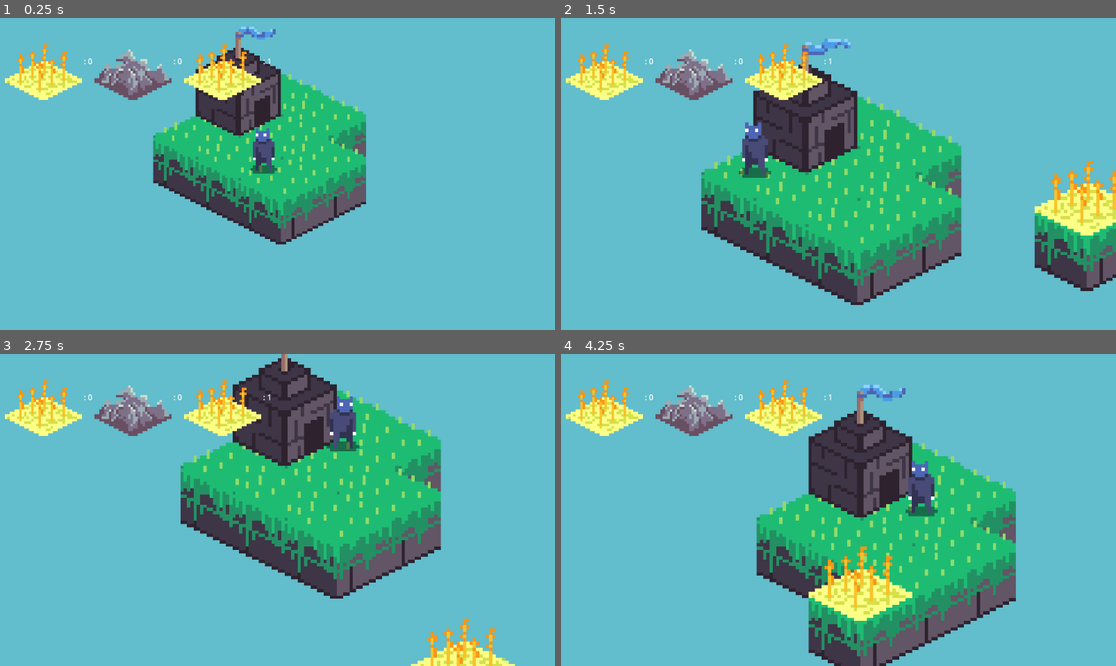
Above: before the commit, frames 1-4 (two rows, left to right).
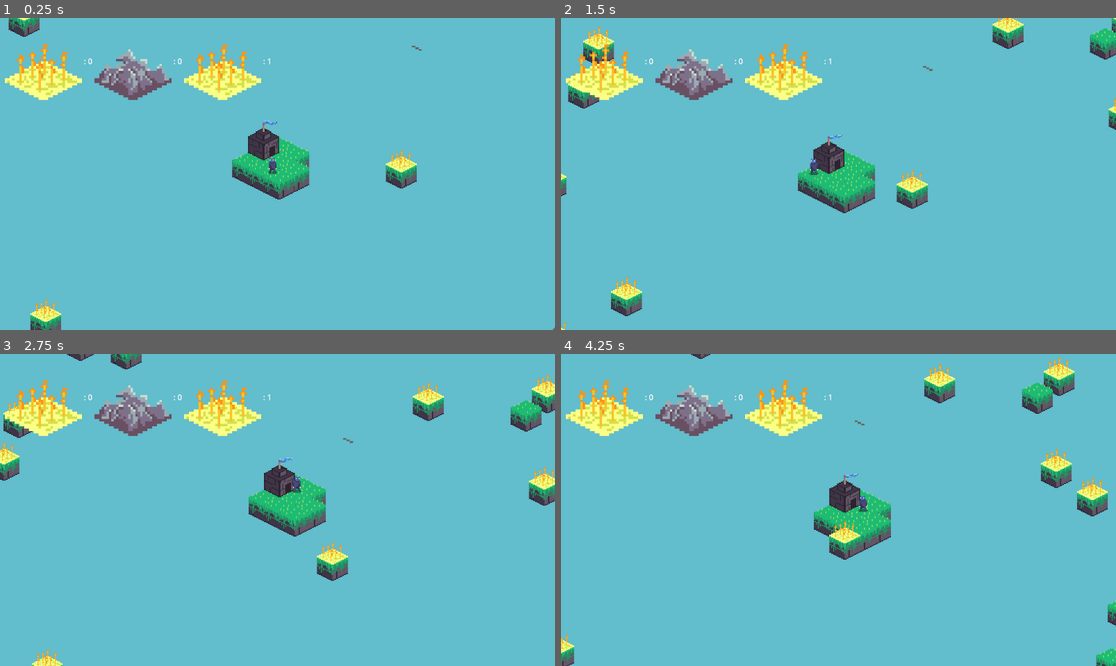
Above: after the commit, the same moments.

Repository: SuperSheaff/Ludum-Dare-55
Game: Godot game, scene res://world/world.tscn
Two runs of this game, one before a commit and one after it. Both use one fixed random seed, a clock stepped at 60 frames per second and the inputs below. This scene is started directly instead of the project's main scene. Sound files missing from this copy of the repository are replaced by a short silence.
Inputs (mouse positions are in pixels of both pictures, inside the frame that each line leads up to):
- Up to frame 1 (0.25 s): no input
- Up to frame 2 (1.5 s): tap Enter at 0.5 s; move the mouse to (960, 158) at 0.52 s; hold Space (summon) 0.53-1.28 s; move the mouse to (727, 189) at 1.27 s; tap Space (summon) at 1.35 s
- Up to frame 3 (2.75 s): move the mouse to (333, 441) at 2.02 s; hold Space (summon) from 2.03 s (still down)
- Up to frame 4 (4.25 s): move the mouse to (810, 572) at 2.77 s; release Space (summon) at 2.78 s; tap Space (summon) at 2.85 s; move the mouse to (1005, 556) at 3.52 s; hold Space (summon) from 3.53 s (still down)

The runs differ from the first frame. In frame 1, 16% of the frame differs, in the area x 1-100%, y 0-100%; in frame 2, 30%, in the area x 0-100%, y 0-100%; in frame 3, 27%; in frame 4, 29%.

Commit message:
push

Diff:
--- a/Scenes/Buildings/barracks.tscn
+++ b/Scenes/Buildings/barracks.tscn
@@ -1,14 +1,12 @@
 [gd_scene load_steps=3 format=3 uid="uid://cgi0s30chscjh"]
 
 [ext_resource type="Script" path="res://Scripts/barracks.gd" id="1_vrhhb"]
-[ext_resource type="Texture2D" uid="uid://coh4b01foym1s" path="res://Sprites/Environment/Home-Sheet.png" id="2_doh7e"]
+[ext_resource type="Texture2D" uid="uid://c7byds2pkhq5i" path="res://Sprites/Environment/Barracks-Sheet.png" id="2_0qg4i"]
 
 [node name="Barracks" type="Node2D"]
 z_index = 1
 script = ExtResource("1_vrhhb")
 
 [node name="Sprite2D" type="Sprite2D" parent="."]
-texture = ExtResource("2_doh7e")
+texture = ExtResource("2_0qg4i")
 offset = Vector2(0, -45)
-hframes = 3
-vframes = 3
--- a/Scenes/Buildings/house.tscn
+++ b/Scenes/Buildings/house.tscn
@@ -14,13 +14,13 @@
 tracks/0/keys = {
 "times": PackedFloat32Array(0),
 "transitions": PackedFloat32Array(1),
-"update": 0,
+"update": 1,
 "values": [0]
 }
 
-[sub_resource type="Animation" id="Animation_8v6j4"]
+[sub_resource type="Animation" id="Animation_igu4g"]
 resource_name = "idle"
-length = 0.5
+length = 0.7
 loop_mode = 1
 tracks/0/type = "value"
 tracks/0/imported = false
@@ -29,28 +29,28 @@
 tracks/0/interp = 1
 tracks/0/loop_wrap = true
 tracks/0/keys = {
-"times": PackedFloat32Array(0, 0.1, 0.2, 0.3, 0.4),
-"transitions": PackedFloat32Array(1, 1, 1, 1, 1),
-"update": 0,
-"values": [6, 1, 2, 3, 4]
+"times": PackedFloat32Array(0, 0.1, 0.2, 0.3, 0.4, 0.5, 0.6),
+"transitions": PackedFloat32Array(1, 1, 1, 1, 1, 1, 1),
+"update": 1,
+"values": [0, 1, 2, 3, 4, 5, 6]
 }
 
 [sub_resource type="AnimationLibrary" id="AnimationLibrary_jfpy6"]
 _data = {
 "RESET": SubResource("Animation_ws1im"),
-"idle": SubResource("Animation_8v6j4")
+"idle": SubResource("Animation_igu4g")
 }
 
-[sub_resource type="AnimationNodeAnimation" id="AnimationNodeAnimation_erhw0"]
+[sub_resource type="AnimationNodeAnimation" id="AnimationNodeAnimation_48g1m"]
 animation = &"idle"
 
-[sub_resource type="AnimationNodeStateMachineTransition" id="AnimationNodeStateMachineTransition_3yqva"]
+[sub_resource type="AnimationNodeStateMachineTransition" id="AnimationNodeStateMachineTransition_7ahtq"]
 advance_mode = 2
 
 [sub_resource type="AnimationNodeStateMachine" id="AnimationNodeStateMachine_ft7wx"]
-states/idle/node = SubResource("AnimationNodeAnimation_erhw0")
-states/idle/position = Vector2(429, 109)
-transitions = ["Start", "idle", SubResource("AnimationNodeStateMachineTransition_3yqva")]
+states/idle/node = SubResource("AnimationNodeAnimation_48g1m")
+states/idle/position = Vector2(508, 100)
+transitions = ["Start", "idle", SubResource("AnimationNodeStateMachineTransition_7ahtq")]
 
 [node name="House" type="StaticBody2D"]
 z_index = 1
--- a/Scripts/Dude/States/Hostage/dude_hostage.gd
+++ b/Scripts/Dude/States/Hostage/dude_hostage.gd
@@ -1,10 +1,14 @@
 extends DudeState
 class_name DudeHostage
 
+var pause_time : float
+
 func Enter():
 	super.Enter()
+
+	dude.is_hostage = true
+	randomize_pause()
 	dude_animator.play("enemy_idle")
-	dude.is_hostage = true
 
 func Exit():
 	super.Exit()
@@ -25,3 +29,7 @@
 			return true
 		node = node.get_parent()
 	return false
+
+func randomize_pause():
+	move_direction = Vector2(randf_range(-1, 1), randf_range(-1, 1)).normalized()
+	pause_time = randf_range(0, 1)
--- a/world/Camera2D.gd
+++ b/world/Camera2D.gd
@@ -40,7 +40,7 @@
 	var new_zoom = Vector2(zoom_min, zoom_min) * pad  # 0.95 for slight padding
 
 	var tween = get_tree().create_tween()
-	tween.parallel().tween_property(self, "zoom", new_zoom, 0.3).set_ease(Tween.EASE_IN).set_trans(Tween.TRANS_SINE)
+	#tween.parallel().tween_property(self, "zoom", new_zoom, 0.3).set_ease(Tween.EASE_IN).set_trans(Tween.TRANS_SINE)
 	tween.parallel().tween_property(self, "position", tilemap_box.position+tilemap_box.size/2, 0.4).set_ease(Tween.EASE_IN).set_trans(Tween.TRANS_SINE)
 
 func get_bounding_box(tilemap):
--- a/world/island.gd
+++ b/world/island.gd
@@ -226,22 +226,39 @@
 	var num_tiles = len(tilemap.get_used_cells(0))
 	available_cells = tilemap.get_used_cells(0).duplicate()
 
-	if num_tiles < 3:
+	# FIRST SET
+	if num_tiles < 2:
 		var weights = {
-			"ore": 40,
-			"food": 30,
-			"barracks": 10,
-			"house": 30,
-			"null": 20
-		}
+			"food": 75,
+			"null": 25
+		}
+
 		var selected = GameData.weighted_random_choice(weights)
 		add_object(selected)
+
+	# SECOND SET
+	elif num_tiles < 5:
+		var weights = {
+			"ore": 75,
+			"null": 25
+		}
+		var num_weights = {
+			1: 70,
+			2: 30,
+		}
+		var num_objs = GameData.weighted_random_choice(num_weights)
+		for i in range(num_objs):
+			var selected = GameData.weighted_random_choice(weights)
+			add_object(selected)
+
+	# THIRD SET
 	elif num_tiles < 9:
 		var weights = {
 			"ore": 40,
 			"food": 30,
-			"barracks": 10,
+			"barracks": 20,
 			"house": 30,
+			"enemy": 20,
 			"null": 20
 		}
 		var num_weights = {
@@ -276,6 +293,8 @@
 			obj = barracks_scene.instantiate()
 		"house":
 			obj = house_scene.instantiate()
+		"enemy":
+			obj = enemy_scene.instantiate()
 
 
 	obj.coords = pos
Binary file added: Sprites/Environment/Barracks-Sheet.aseprite
Binary file added: Sprites/Environment/Barracks-Sheet.png
Not shown, added: Sprites/Environment/Barracks-Sheet.png.import
Binary file added: Sprites/Environment/Barracks.aseprite
Binary file added: Sprites/UI/Icons-Sheet.aseprite
Binary file added: Sprites/UI/Icons-Sheet.png
Not shown, added: Sprites/UI/Icons-Sheet.png.import
Binary file added: Sprites/UI/Icons.aseprite
